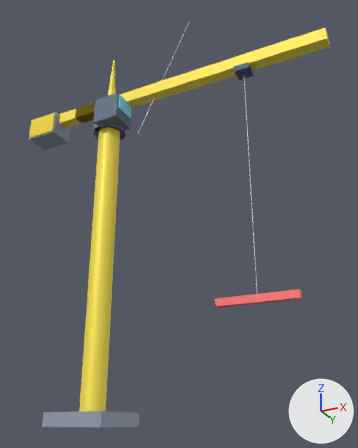
One commit to the glTF model assets/models/construction-crane.glb: the scene before it, then after it.
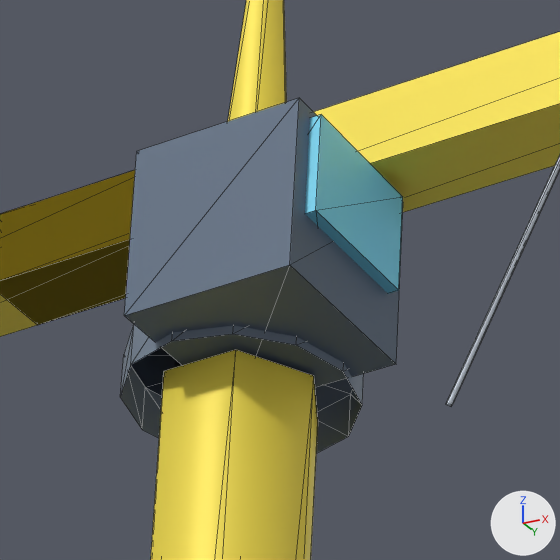
There are two pictures of each version: one whole from a 50 mm lens placed at (18.6, -25.8, 0.2), pointed at (5.2, 1.1, 12.3), one close up on the part from 21% to 43% of the width and 18% to 35% of the height. Lighting does not change. The marker at lower right points along +X, +Y and +Z. The first two pictures are the older version. The close-ups show mesh edges as thin lines. Vertices at exactly the same position are counted once.

Objects in the first close-up: 'Root'.
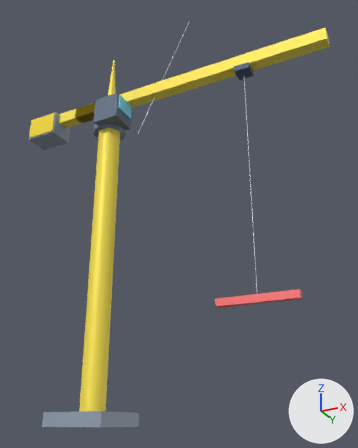
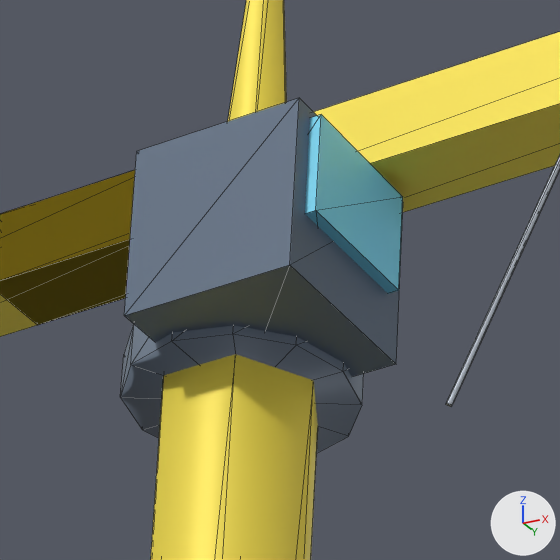
Diff of the bpy script that builds the scene:
```diff
--- a/assets/models/construction-crane.glb.py
+++ b/assets/models/construction-crane.glb.py
@@ me_modelmesh @@
 # used by ob_root; location = (0.0, 0.0, 0.0)
-me_modelmesh.from_pydata(...)  # 151 vertices, 204 faces; spans x -7.1..16.0, y -2.0..2.0, z 0.0..27.8
+me_modelmesh.from_pydata(...)  # 156 vertices, 236 faces; spans x -7.1..16.0, y -2.0..2.0, z 0.0..27.8
+# me_modelmesh part 1
+# 39 faces are deleted
+# 4 vertices move within x 0.0, y -0.1..0.1, z 26.6
+# 4 vertices are added at (0.0, 0.0, 0.0), (0.0, 0.0, 20.0), (0.0, 0.0, 22.4), (2.4, 0.0, 19.2)
+# 67 new faces join them
+# other edits to the shape of me_modelmesh do not show in these pictures
 me_modelmesh.materials.append(mat_defaultvertexcolormaterial)
```

Where the change shows, as pixel boxes [x1, y1, x2, y2] in the close-ups (560 x 560 px):
part 1 of me_modelmesh, built on: before [131, 0, 353, 412]; after [121, 0, 452, 453]
